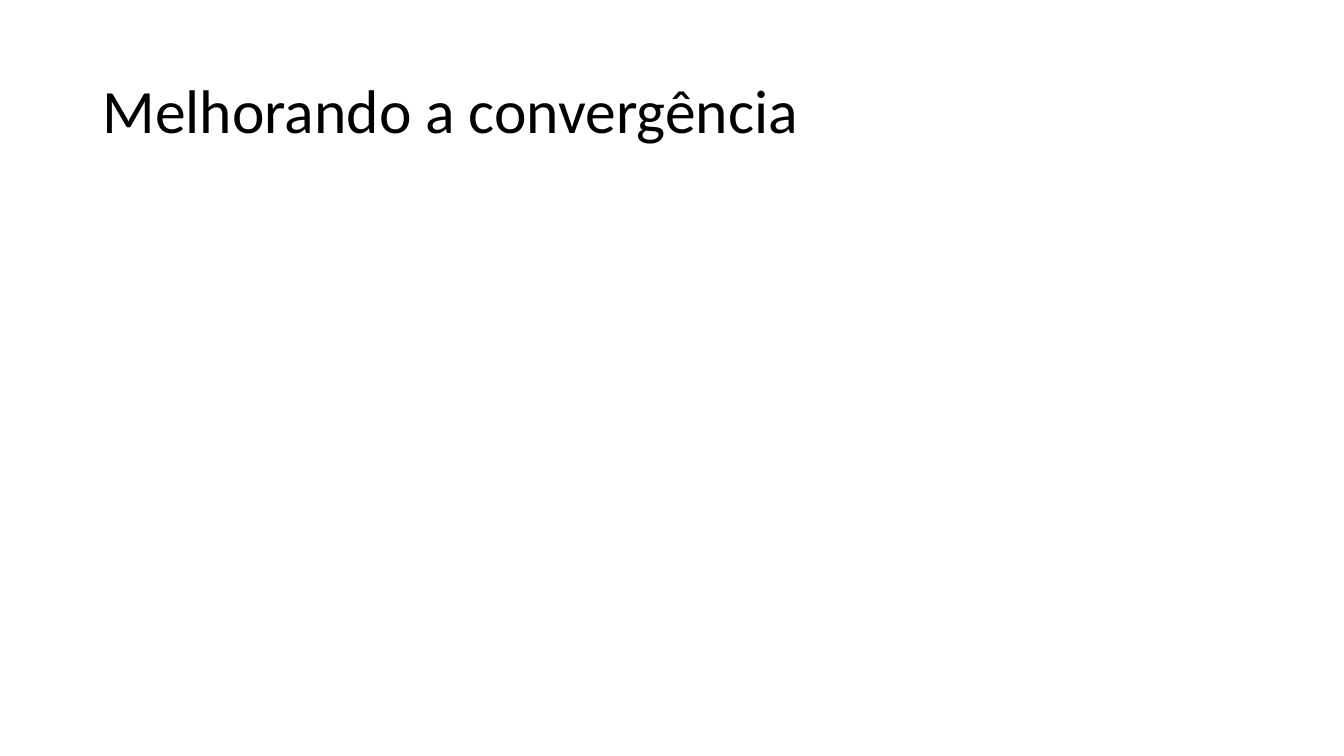
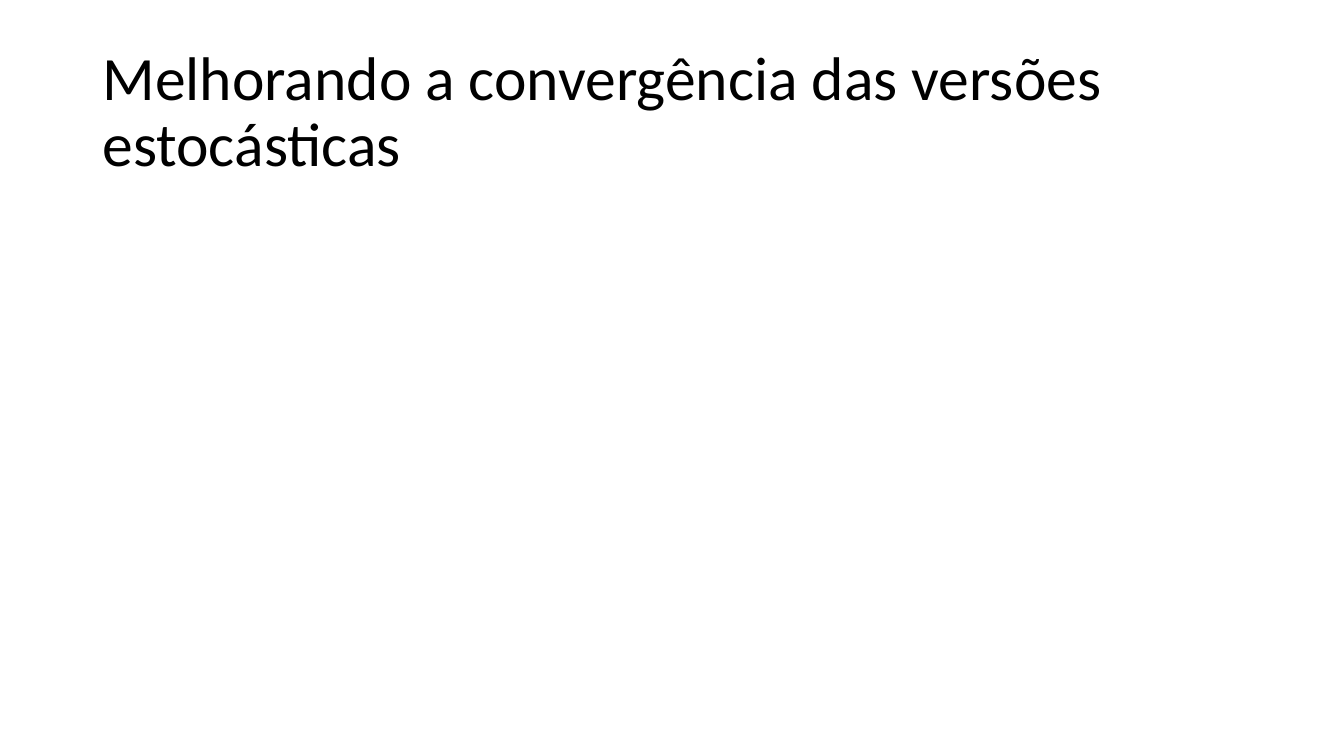
Before and after one commit to zz4fap/t319_aprendizado_de_maquina, a slide deck: slide 17 of slides/T319_Regressão_Linear (Parte III).pptx. Drawn at 1344x756 pixels with LibreOffice and Linux fonts; fonts in the diff are those of the drawing; grey boxes stand for pictures. Boxes give left, top, right and bottom in pixels: in the first picture for what was removed or moved away, otherwise in the second. Text is boxed around its words. In the diff, an @@ line names an element or a change of style, - is before the commit and + after.

```diff
--- a/slides/T319_Regressão_Linear (Parte III).pptx
+++ b/slides/T319_Regressão_Linear (Parte III).pptx
@@ title at <box>102,57,1102,167</box>: text changed @@
-Melhorando a convergência
+Melhorando a convergência das versões estocásticas
```
Also in this commit, not shown: 2 other slides changed, 2 slides removed, 1 other file.
